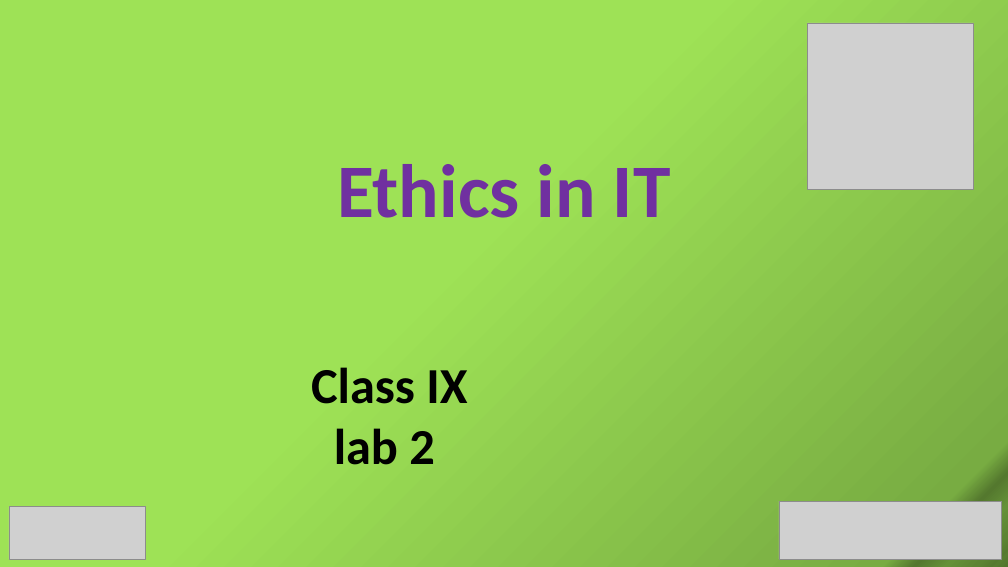
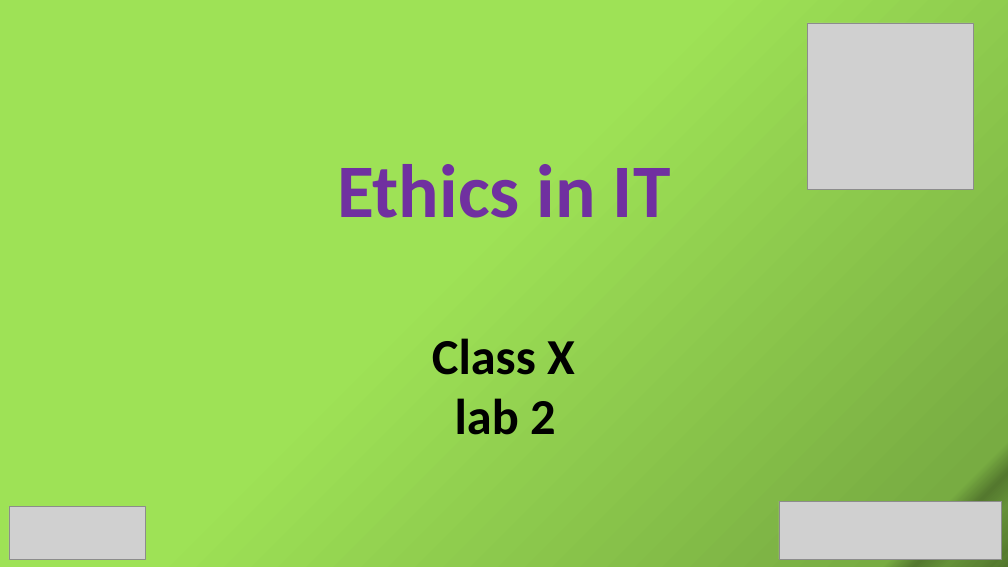
Before and after one commit to SabitDeepto/IIDP, a slide deck: slide 1 of class 10/2.Ethics in IT/2. Presentation/Ethics 2.pptx. Drawn at 1008x567 pixels with LibreOffice and Linux fonts; fonts in the diff are those of the drawing; grey boxes stand for pictures. Boxes give left, top, right and bottom in pixels: in the first picture for what was removed or moved away, otherwise in the second. Text is boxed around its words. In the diff, an @@ line names an element or a change of style, - is before the commit and + after.

```diff
--- a/class 10/2.Ethics in IT/2. Presentation/Ethics 2.pptx
+++ b/class 10/2.Ethics in IT/2. Presentation/Ethics 2.pptx
@@ text "Class X": place and size @@
-text "Class X" at box(311, 367, 467, 465)
+text "Class X" at box(432, 338, 575, 435)
@@ text at box(432, 338, 575, 375): text changed @@
-Class IX
+Class X
```
Also in this commit, not shown: 1 other slide changed, 5 slides added, 6 slides removed, 7 other files.
